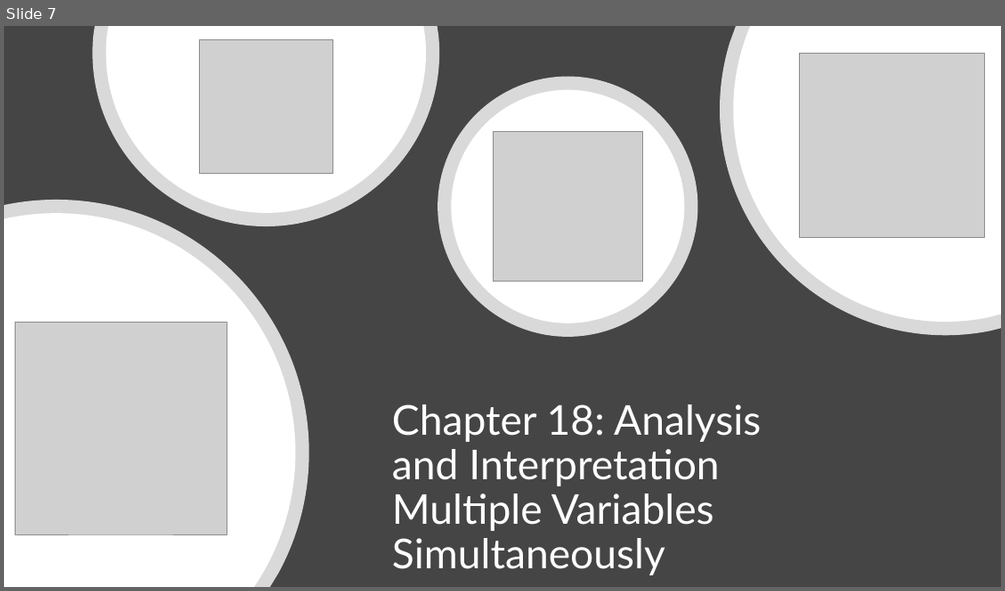
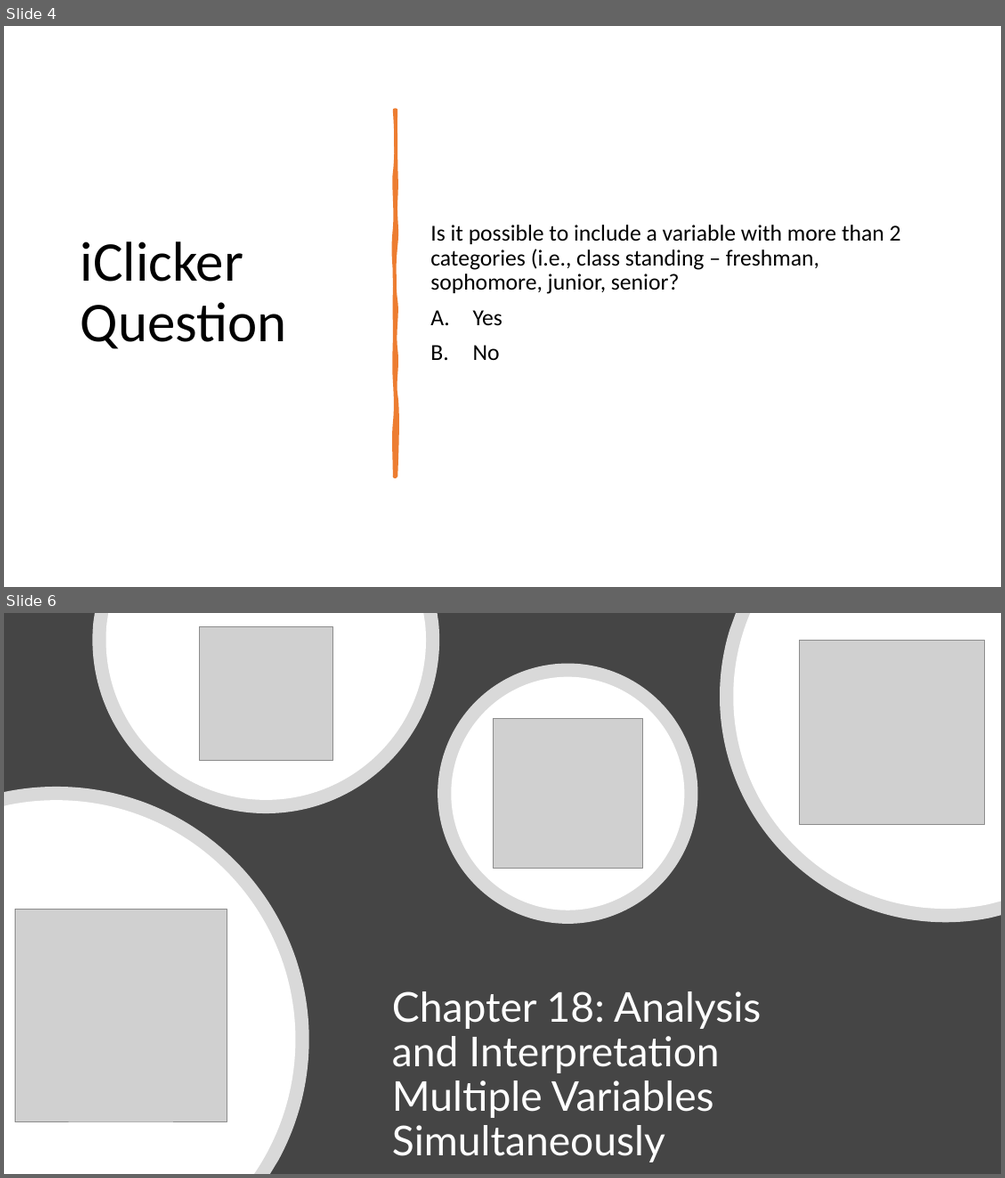
Before and after one commit to mikenguyen13/mar4050, a slide deck: lectures/12/2_Analysis and Interpretation Multiple Variables Simultaneously.pptx. Shown one above the other, each under a label of ours: slide 7 before the commit, slides 4 and 6 after it; the slides between them are not shown. The pictures are 1005x591 and 1005x1178 pixels, drawn with LibreOffice and Linux fonts; fonts in the diff are those of the drawing; grey boxes stand for pictures. Boxes give left, top, right and bottom in pixels: in the first picture for what was removed or moved away, otherwise in the second. Text is boxed around its words. In the diff, an @@ line names an element or a change of style, - is before the commit and + after.

```diff
--- a/lectures/12/2_Analysis and Interpretation Multiple Variables Simultaneously.pptx
+++ b/lectures/12/2_Analysis and Interpretation Multiple Variables Simultaneously.pptx
@@ slide 4 added at <box>4,26,1001,587</box>, background #FFFFFF @@
@@ freeform shape added at <box>395,110,396,476</box>, fill #ED7D31, outline #ED7D31 3.25 pt @@
@@ text added at <box>430,224,901,360</box>, 22 pt, text #000000 @@
+Is it possible to include a variable with more than 2 categories (i.e., class standing – freshman, sophomore, junior, senior?
+A. Yes
+B. No
@@ title added at <box>81,241,287,349</box>, 54 pt, text #000000 @@
+iClicker Question
@@ what was slide 7 is now slide 6 @@
```
Also in this commit, not shown: 3 slides changed, 3 other slides added, 6 slides removed, 5 other files.
